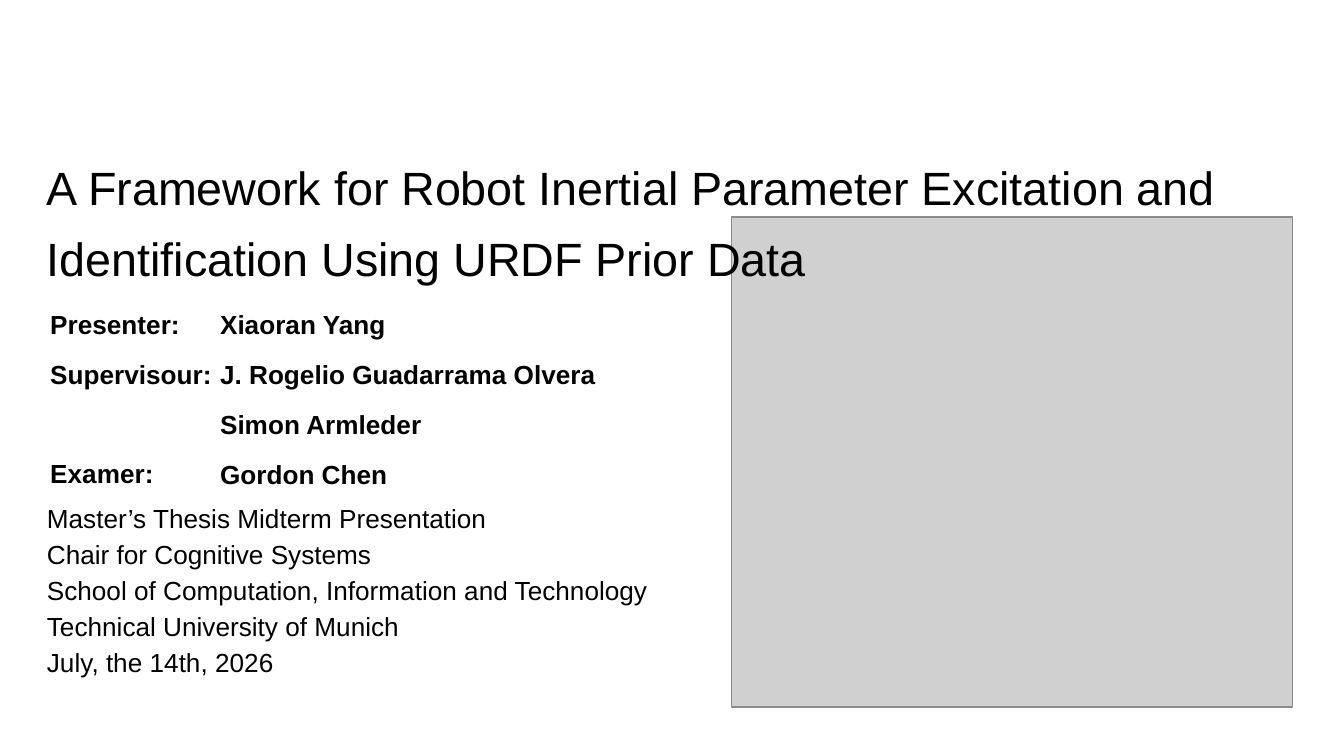
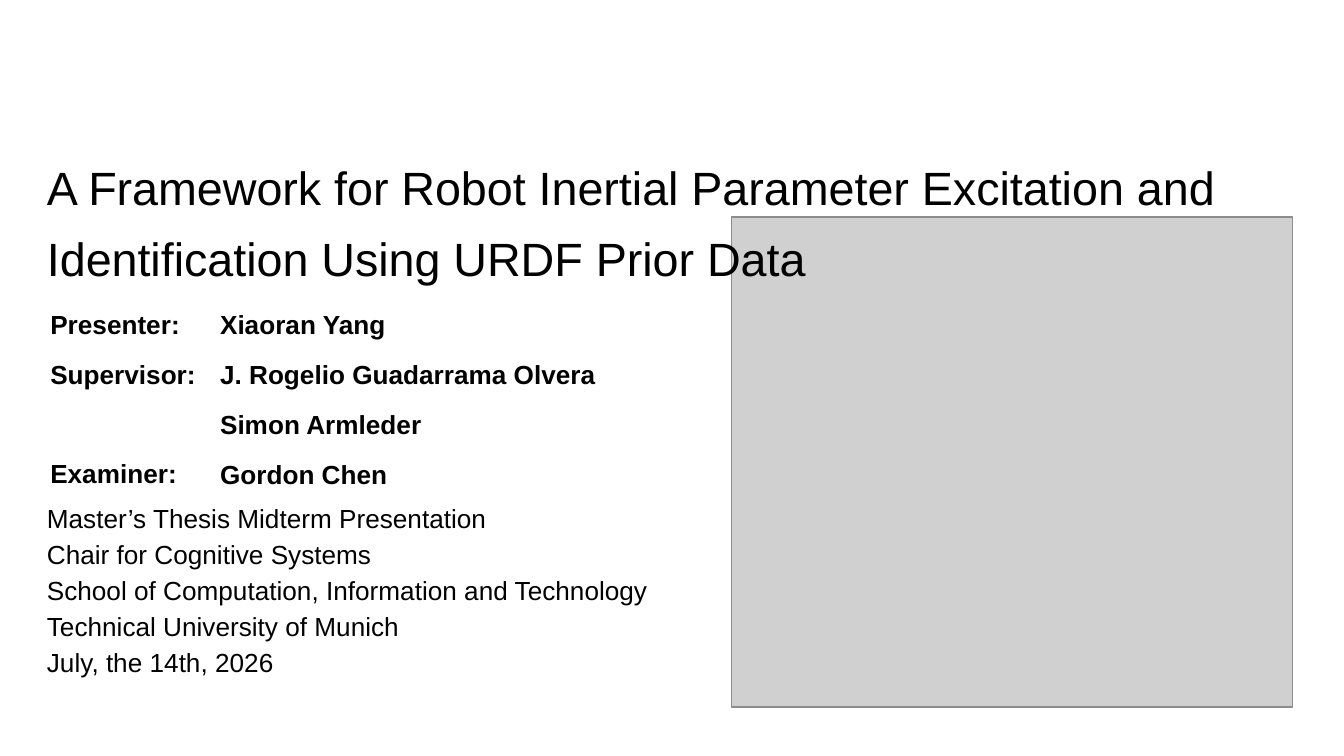
Before and after one commit to IDoccupled/identification, a slide deck: slide 1 of presentation/Midterm.odp. Drawn at 1344x756 pixels with LibreOffice and Linux fonts; fonts in the diff are those of the drawing; grey boxes stand for pictures; background and template pictures are left out. Boxes give left, top, right and bottom in pixels: in the first picture for what was removed or moved away, otherwise in the second. Text is boxed around its words. In the diff, an @@ line names an element or a change of style, - is before the commit and + after.

```diff
--- a/presentation/Midterm.odp
+++ b/presentation/Midterm.odp
@@ text at (50,365,195,484): text changed @@
-Supervisour:
-Examer:
+Supervisor:
+Examiner:
```
Also in this commit, not shown: 9 other slides changed, 1 slide added, 18 slides removed, 1 other file.
